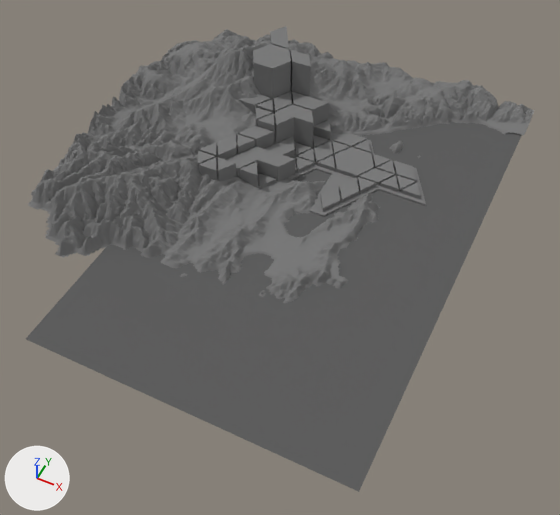
What one commit did to the Blender file assets/lvl/terminal.blend.
Both versions are drawn from a 50 mm camera at (53.3, -106.5, 108.1) aimed at (8.5, -17.0, -3.9). The lights are fixed; the arrows at lower left show +X, +Y and +Z.
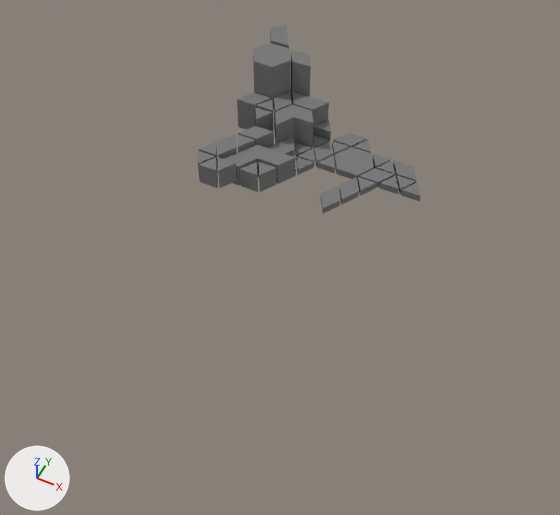
Scene script edits in JSON lines:
```json
{"op": "add", "block": "ob_cube_044", "code": "ob_cube_044.hide_set(True)  # its collection is switched off"}
{"op": "remove", "block": "ob_cube_007", "code": ["ob_cube_007 = bpy.data.objects.new('Cube.007', me_cube_009)", "ob_cube_007.location = (-6.2, 7.6, 4.4)"]}
{"op": "add", "block": "ob_cube", "code": "ob_cube.hide_set(True)  # its collection is switched off"}
{"op": "add", "block": "ob_water", "code": "ob_water.hide_set(True)  # its collection is switched off"}
```

Location of each change, (x1, y1, x2, y2) in pixels of the pictures (560 x 515 px):
```json
{"object": "water", "change": "hidden", "before": [26, 122, 522, 492]}
{"object": "Cube", "change": "hidden", "before": [28, 29, 534, 303]}
{"object": "Cube.044", "change": "hidden", "before": [286, 133, 426, 217]}
{"object": "Cube.007", "change": "deleted", "before": [257, 114, 275, 144]}
```
